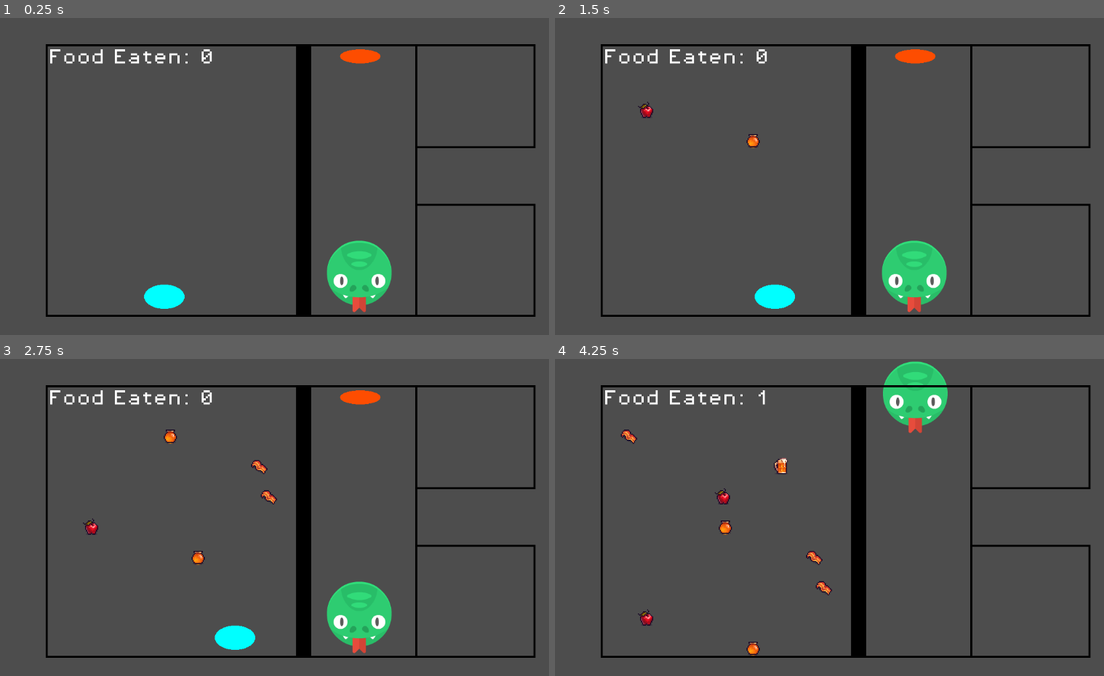
Above: before the commit, frames 1-4 (two rows, left to right).
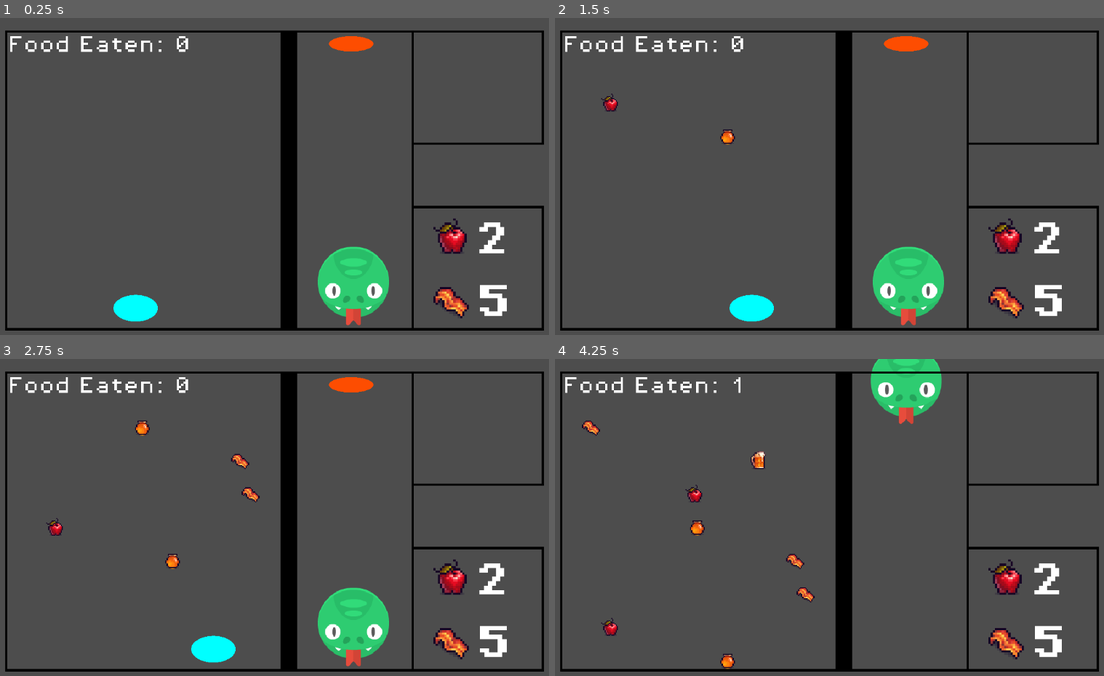
Above: after the commit, the same moments.

Repository: milovanpelt/Solo-Dev-Game-Jam-4
Game: Godot game, scene res://scenes/main.tscn
Same seed, same stepped clock (60 frames per second), same inputs: the game is played once before the commit and once after it. The engine's default icon, where the game draws it, is replaced by a stand-in: a white triangle on a blue panel in a dark square.
Inputs:
- Up to frame 1 (0.25 s): no input
- Up to frame 2 (1.5 s): tap Enter at 0.5 s; hold Right (move_right) 0.53-1.28 s; hold Left (move_left) from 1.28 s (still down)
- Up to frame 3 (2.75 s): release Left (move_left) at 2.03 s; hold Right (move_right) from 2.03 s (still down)
- Up to frame 4 (4.25 s): release Right (move_right) at 3.53 s; hold Left (move_left) from 3.53 s (still down)

The runs differ from the first frame. In frame 1, 15% of the frame differs, in the area x 0-100%, y 3-99%; in frame 2, 15%; in frame 3, 16%; in frame 4, 15%.

Commit message:
[CHANGED] Nested all the food requests under one node

Diff:
--- a/scenes/main.tscn
+++ b/scenes/main.tscn
@@ -6,8 +6,11 @@
 [ext_resource type="Script" path="res://scripts/game_manager.gd" id="5_03f7y"]
 [ext_resource type="FontFile" uid="uid://e3b5c7k8ktw6" path="res://assets/fonts/PixelOperator8.ttf" id="5_m7qhy"]
 [ext_resource type="PackedScene" uid="uid://dbegi0mr3phef" path="res://scenes/animal.tscn" id="5_xwr7p"]
+[ext_resource type="Texture2D" uid="uid://duja2te18ugkc" path="res://assets/sprites/foods/Apple.png" id="6_s627w"]
 [ext_resource type="Texture2D" uid="uid://gads5n5enxf8" path="res://assets/sprites/framing_2.png" id="7_48ehk"]
+[ext_resource type="FontFile" uid="uid://vxbo7dfwbvch" path="res://assets/fonts/PixelOperator8-Bold.ttf" id="7_64fcs"]
 [ext_resource type="Script" path="res://scripts/world_end.gd" id="8_algrj"]
+[ext_resource type="Texture2D" uid="uid://dg5sg47nkfkpn" path="res://assets/sprites/foods/Bacon.png" id="8_ogdxx"]
 
 [sub_resource type="WorldBoundaryShape2D" id="WorldBoundaryShape2D_7qfg8"]
 
@@ -15,8 +18,9 @@
 metadata/_edit_horizontal_guides_ = [-116.0]
 
 [node name="Camera2D" type="Camera2D" parent="."]
+position = Vector2(16, 0)
 scale = Vector2(0.919426, 1)
-zoom = Vector2(2, 2)
+zoom = Vector2(2.2, 2.2)
 
 [node name="Vacuum-In" parent="." instance=ExtResource("1_fnkbv")]
 position = Vector2(-108, 118)
@@ -45,15 +49,47 @@
 horizontal_alignment = 1
 autowrap_mode = 2
 
+[node name="Food_Requests" type="Node2D" parent="GameManager"]
+
+[node name="Food_Request_1" type="Sprite2D" parent="GameManager/Food_Requests"]
+position = Vector2(176, 49)
+scale = Vector2(2, 2)
+texture = ExtResource("6_s627w")
+
+[node name="Food_Request_1_Text" type="Label" parent="GameManager/Food_Requests/Food_Request_1"]
+offset_left = 10.5
+offset_top = -6.0
+offset_right = 36.5
+offset_bottom = 17.0
+scale = Vector2(0.917418, 0.987101)
+theme_override_fonts/font = ExtResource("7_64fcs")
+theme_override_font_sizes/font_size = 16
+text = "2
+"
+metadata/_edit_use_anchors_ = true
+
+[node name="Food_Request_2" type="Sprite2D" parent="GameManager/Food_Requests"]
+position = Vector2(176, 107)
+scale = Vector2(2, 2)
+texture = ExtResource("8_ogdxx")
+
+[node name="Food_Request_2_Text" type="Label" parent="GameManager/Food_Requests/Food_Request_2"]
+offset_left = 11.0
+offset_top = -7.0
+offset_right = 51.0
+offset_bottom = 16.0
+theme_override_fonts/font = ExtResource("7_64fcs")
+text = "5"
+
 [node name="Animal" parent="." instance=ExtResource("5_xwr7p")]
-position = Vector2(85, 94)
+position = Vector2(88, 94)
 
 [node name="Frame" type="Sprite2D" parent="."]
 position = Vector2(17, -1)
 texture = ExtResource("7_48ehk")
 
 [node name="WorldEnd" type="Area2D" parent="."]
-position = Vector2(-81, 137)
+position = Vector2(-81, 134)
 script = ExtResource("8_algrj")
 
 [node name="CollisionShape2D" type="CollisionShape2D" parent="WorldEnd"]
Not shown: 1 places in scenes/main.tscn that only renumber resources
